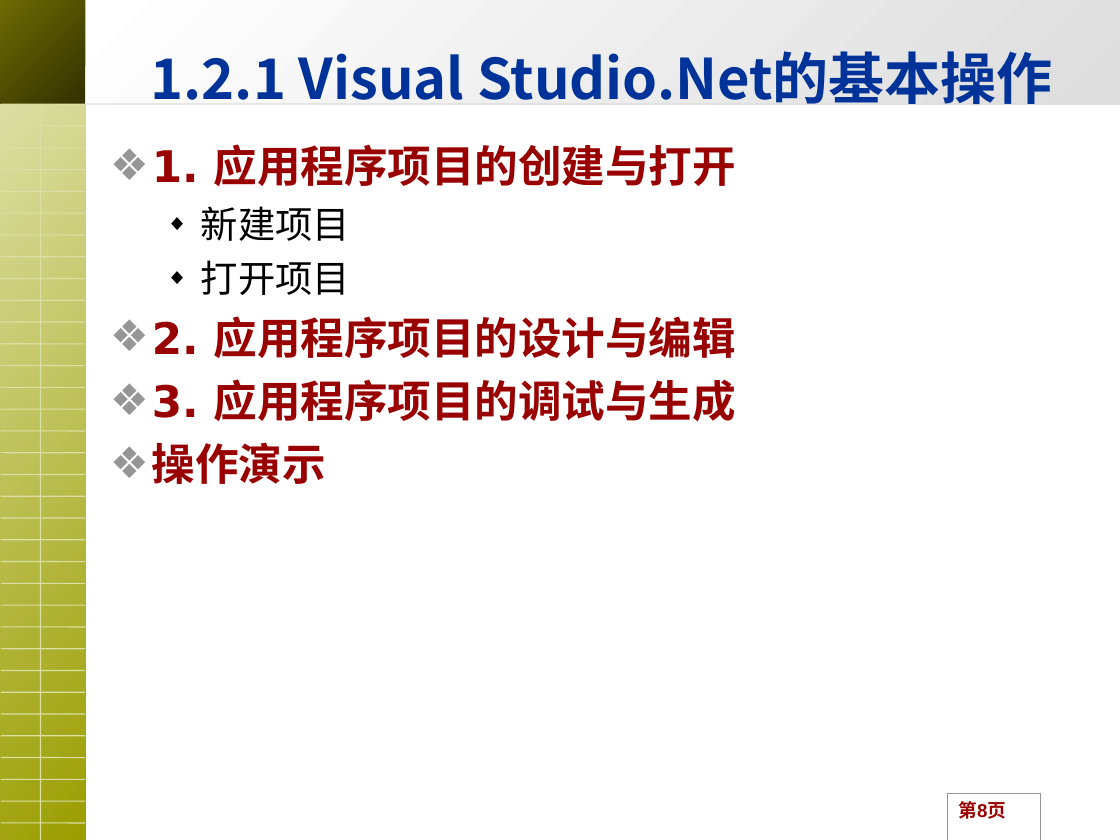
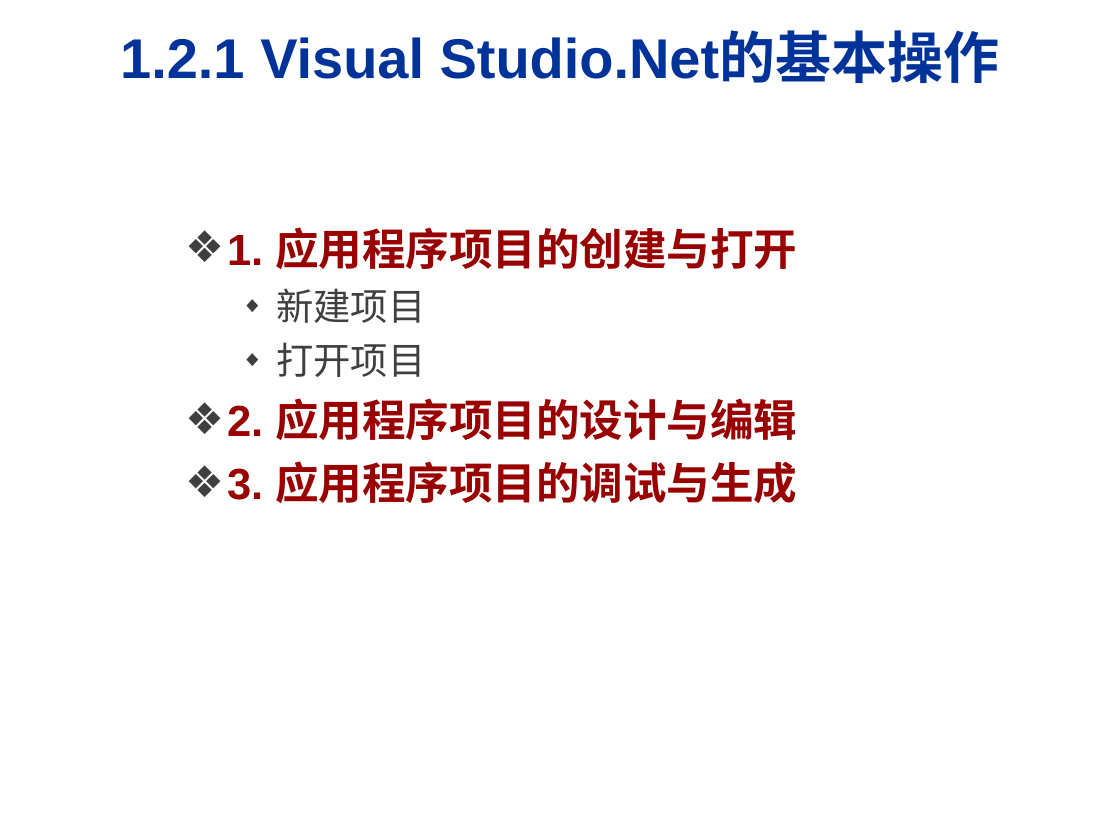
Before and after one commit to HBU/C-Sharp.net, a slide deck: slide 6 of PPT/C# Ch1(人邮）.ppt (slide 8 before the commit). Drawn at 1120x840 pixels with LibreOffice and Linux fonts; fonts in the diff are those of the drawing; background and template pictures are left out. Boxes give left, top, right and bottom in pixels: in the first picture for what was removed or moved away, otherwise in the second. Text is boxed around its words. In the diff, an @@ line names an element or a change of style, - is before the commit and + after.

```diff
--- a/PPT/C# Ch1(人邮）.ppt
+++ b/PPT/C# Ch1(人邮）.ppt
@@ rectangle removed at (0,0,87,104) @@
@@ title "1.2.1 Visual Studio.Net的基本操作": place and size @@
-title "1.2.1 Visual Studio.Net的基本操作" at (151,51,1053,104)
+title "1.2.1 Visual Studio.Net的基本操作" at (120,34,1000,83)
@@ title "1.2.1 Visual Studio.Net的基本操作" at (120,34,1000,83): font Noto Sans CJK SC to Arial @@
@@ rectangle removed at (85,0,1120,104) @@
@@ rectangle removed at (0,104,85,840) @@
@@ group removed at (1,104,85,823): 34 lines @@
@@ line removed from (40, 104) to (40, 840) @@
@@ line removed from (85, 104) to (1120, 104) @@
@@ text "1. 应用程序项目的创建与打开": place and size @@
-text "1. 应用程序项目的创建与打开" at (152,144,736,484)
+text "1. 应用程序项目的创建与打开" at (227,227,797,503)
@@ text "1. 应用程序项目的创建与打开" at (227,227,797,503): font DejaVu Sans to Arial; text colour #000000 to #3F3F3F in "新建项目", "打开项目"; bullet colour #969696 to #3F3F3F; bullet colour #000000 to #3F3F3F @@
@@ text at (152,442,326,484): paragraph removed @@
-❖ 操作演示
@@ page number removed at (948,794,1040,840) @@
-第8页
```
Also in this commit, not shown: 4 other slides changed, 8 slides added, 13 slides removed, 46 other files.
